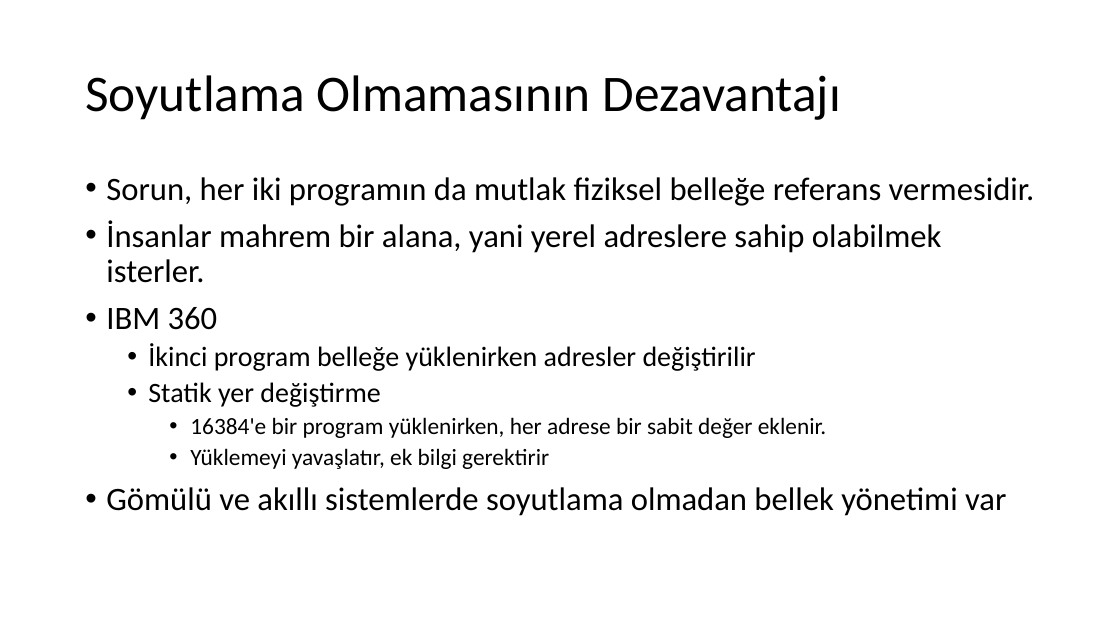
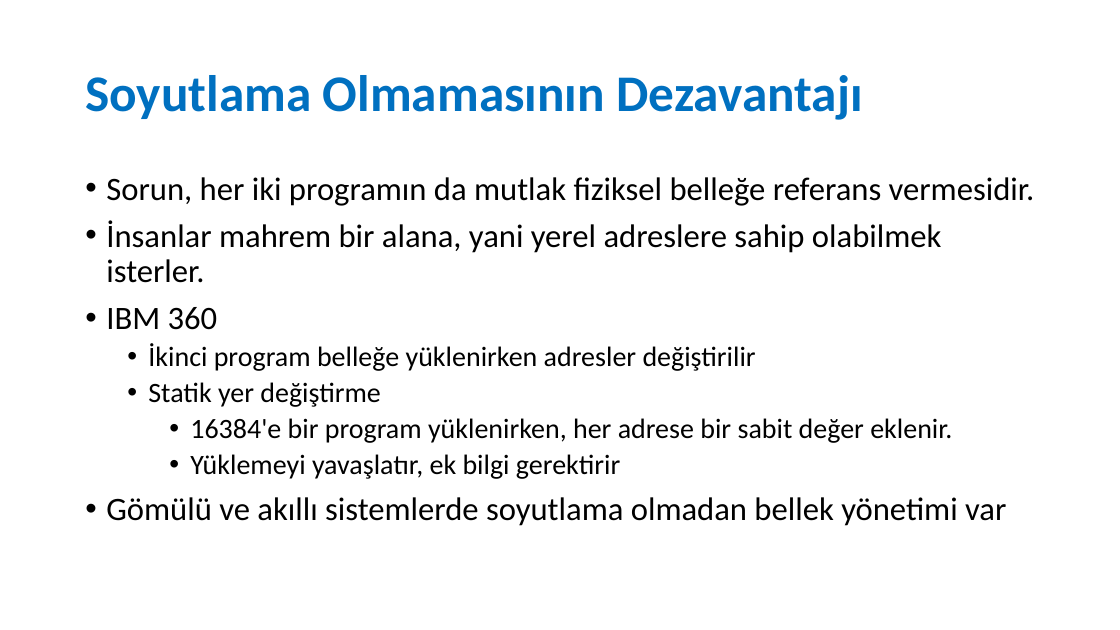
Before and after one commit to sercankulcu/sercankulcu.github.io, a slide deck: slide 7 of files/os/3_Bolum_3_Bellek.pptx. Drawn at 1120x630 pixels with LibreOffice and Linux fonts; fonts in the diff are those of the drawing. Boxes give left, top, right and bottom in pixels: in the first picture for what was removed or moved away, otherwise in the second. Text is boxed around its words. In the diff, an @@ line names an element or a change of style, - is before the commit and + after.

```diff
--- a/files/os/3_Bolum_3_Bellek.pptx
+++ b/files/os/3_Bolum_3_Bellek.pptx
@@ title "Soyutlama Olmamasının Dezavantajı" at [85, 75, 863, 120]: text colour #000000 to #0070C0, bold on @@
@@ text at [190, 418, 952, 479]: size 20 to 24 pt in "16384'e bir program yüklenirken, her adrese bir ...", "Yüklemeyi yavaşlatır, ek bilgi gerektirir" @@
```
Also in this commit, not shown: 40 other slides changed, 13 slides added, 13 slides removed, 1 other file.
